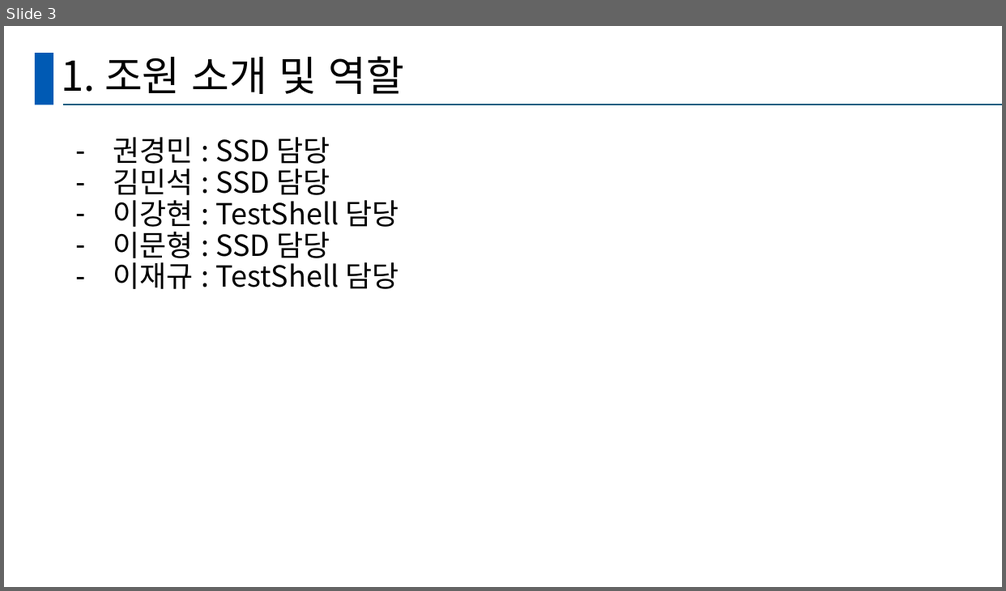
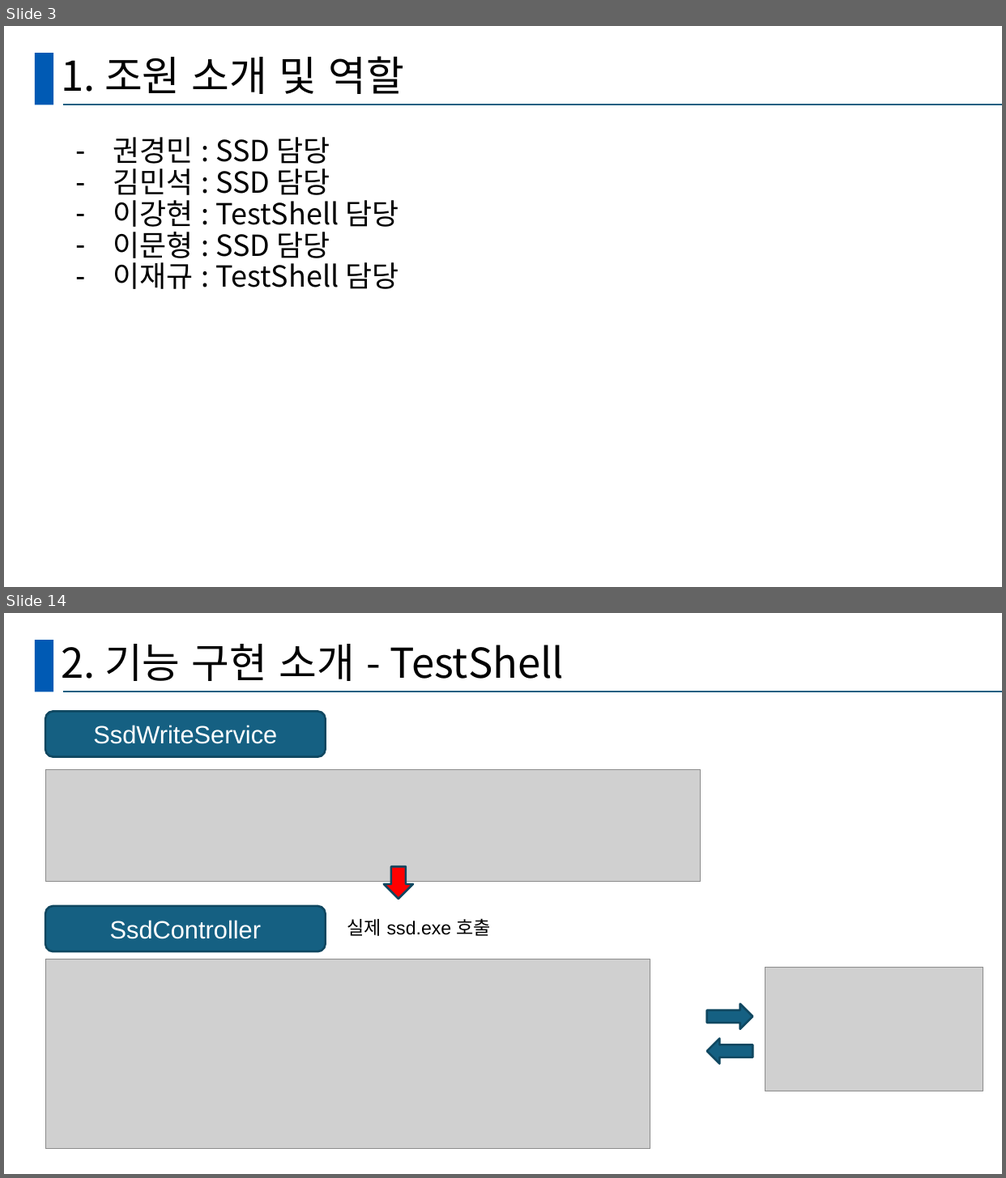
Before and after one commit to GanghyunLee/deep-dive-ssd, a slide deck: D조_DeepDive.pptx. Shown one above the other, each under a label of ours: slide 3 before the commit, slides 3 and 14 after it; the slides between them are not shown. The pictures are 1006x591 and 1006x1178 pixels, drawn with LibreOffice and Linux fonts; fonts in the diff are those of the drawing; grey boxes stand for pictures. Boxes give left, top, right and bottom in pixels: in the first picture for what was removed or moved away, otherwise in the second. Text is boxed around its words. In the diff, an @@ line names an element or a change of style, - is before the commit and + after.

```diff
--- a/D조_DeepDive.pptx
+++ b/D조_DeepDive.pptx
@@ slide 14 added at (4, 613, 1002, 1174), background #FFFFFF; not listed: 2 template elements that a slide beside it also shows @@
@@ title added at (61, 644, 564, 681), 39.6 pt, text #000000 @@
+2. 기능 구현 소개 - TestShell
@@ rounded rectangle added at (45, 711, 325, 756), fill #156082, outline #104760 2 pt, 24 pt, text #FFFFFF @@
+SsdWriteService
@@ picture added at (45, 769, 701, 881) @@
@@ down arrow added at (384, 867, 413, 899), fill #FF0000, outline #104760 2 pt @@
@@ rounded rectangle added at (45, 906, 325, 952), fill #156082, outline #104760 2 pt, 24 pt, text #FFFFFF @@
+SsdController
@@ text added at (347, 918, 492, 936), 18 pt, text #000000 @@
+실제 ssd.exe 호출
@@ picture added at (45, 959, 650, 1149) @@
@@ picture added at (765, 967, 984, 1092) @@
@@ down arrow added at (707, 1004, 753, 1029), fill #156082, outline #104760 2 pt @@
@@ down arrow added at (707, 1038, 753, 1064), fill #156082, outline #104760 2 pt @@
```
Also in this commit, not shown: 2 slides changed, 14 other slides added.
